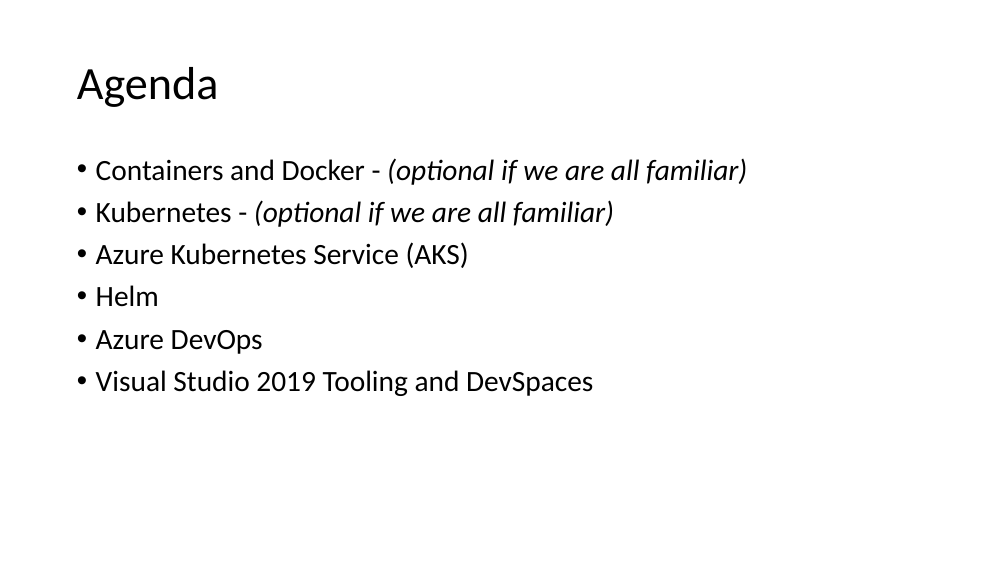
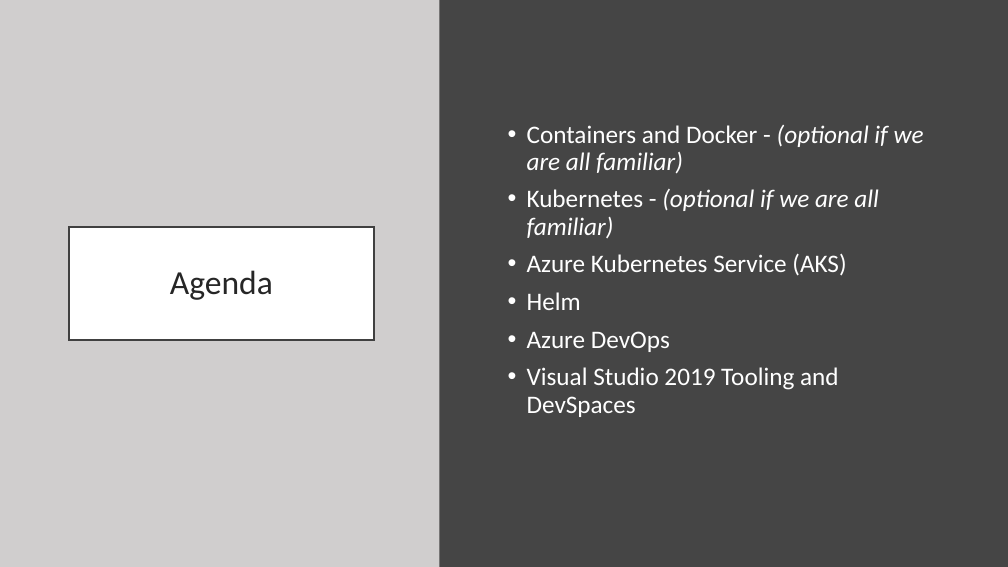
Before and after one commit to JasonHaley/GettingStartedWithAKS, a slide deck: slide 3 of presentations/Getting Started with AKS.pptx. Drawn at 1008x567 pixels with LibreOffice and Linux fonts; fonts in the diff are those of the drawing. Boxes give left, top, right and bottom in pixels: in the first picture for what was removed or moved away, otherwise in the second. Text is boxed around its words. In the diff, an @@ line names an element or a change of style, - is before the commit and + after.

```diff
--- a/presentations/Getting Started with AKS.pptx
+++ b/presentations/Getting Started with AKS.pptx
@@ background #FFFFFF to #454545 @@
@@ rectangle added at <box>0,0,439,567</box>, fill #D0CECE @@
@@ text "Containers and Docker - (optional ...": place and size @@
-text "Containers and Docker - (optional ..." at <box>96,158,747,396</box>
+text "Containers and Docker - (optional ..." at <box>527,125,924,417</box>
@@ text "Containers and Docker - (optional ..." at <box>527,125,924,417</box>: size 28 to 24 pt, text colour #000000 to #FFFFFF; vertical alignment top to middle @@
@@ title "Agenda": place and size @@
-title "Agenda" at <box>77,67,219,107</box>
+title "Agenda" at <box>69,227,375,340</box>
@@ title "Agenda" at <box>69,227,375,340</box>: size 44 to 32 pt, text colour #000000 to #262626; alignment left to centre; fill none to #FFFFFF; outline none to #404040 2 pt @@
```
Also in this commit, not shown: 41 other slides changed.
